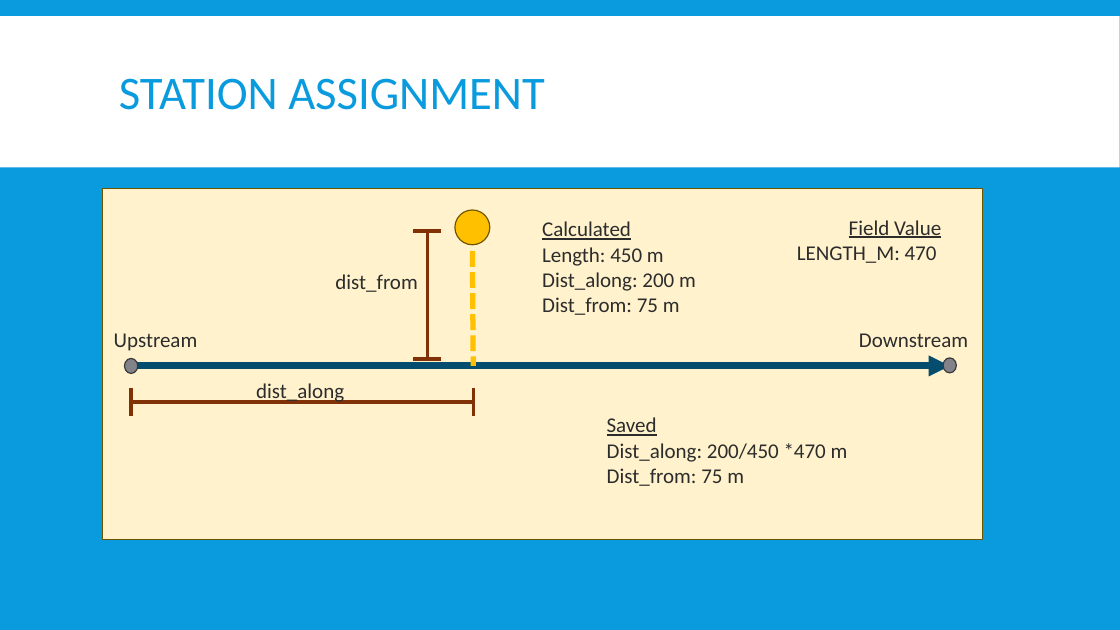
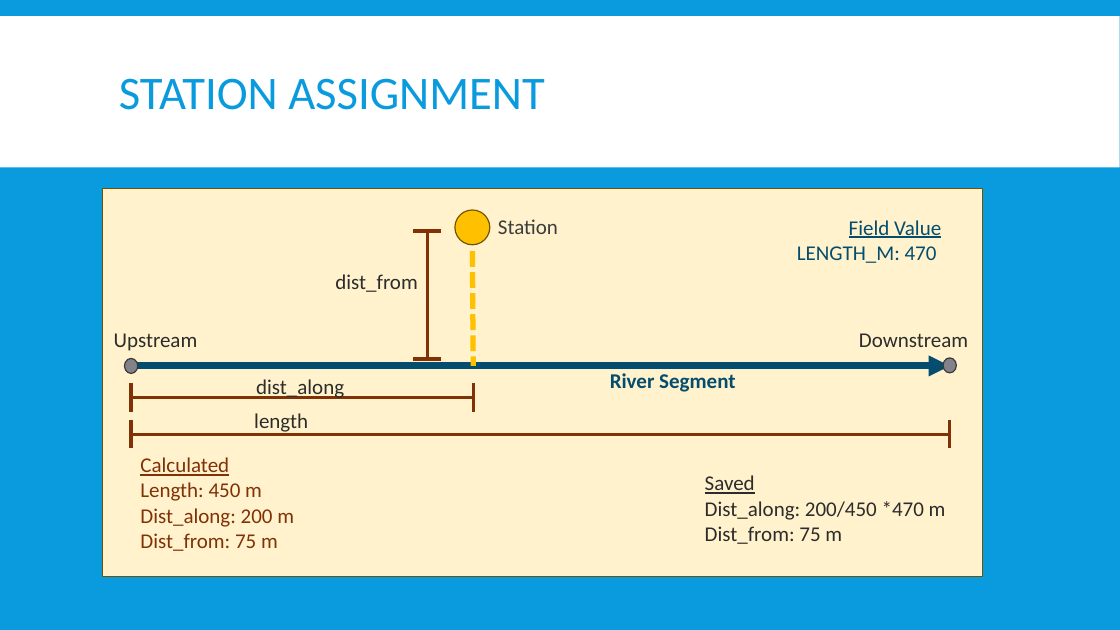
Before and after one commit to twilight-goose/Mapping-Stations, a slide deck: slide 4 of mapping-stations.pptx. Drawn at 1120x630 pixels with LibreOffice and Linux fonts; fonts in the diff are those of the drawing. Boxes give left, top, right and bottom in pixels: in the first picture for what was removed or moved away, otherwise in the second. Text is boxed around its words. In the diff, an @@ line names an element or a change of style, - is before the commit and + after.

```diff
--- a/mapping-stations.pptx
+++ b/mapping-stations.pptx
@@ rectangle: place and size @@
-rectangle at [103, 188, 983, 539]
+rectangle at [103, 188, 983, 576]
@@ text added at [498, 219, 558, 234], 18 pt, text #3C3C3C @@
+Station
@@ text "Field Value" at [797, 220, 941, 263]: text colour #2C2C2C to #044D6E @@
@@ 3 lines, 1 text: place and size @@
-3 lines, 1 text at [131, 383, 474, 416]
+3 lines, 1 text at [131, 379, 474, 412]
@@ text added at [610, 373, 735, 392], 18 pt, text #044D6E, bold @@
+River Segment
@@ text added at [254, 413, 308, 435], 18 pt, text #2C2C2C @@
+length
@@ line added from (131, 434) to (949, 434), #803106 3 pt @@
@@ line added from (131, 420) to (131, 449), #803106 3 pt @@
@@ text "Calculated": place and size @@
-text "Calculated" at [542, 221, 696, 315]
+text "Calculated" at [140, 457, 294, 551]
@@ text "Calculated" at [140, 457, 294, 551]: text colour #2C2C2C to #803106 @@
@@ line added from (950, 420) to (950, 449), #803106 3 pt @@
@@ text "Saved": place and size @@
-text "Saved" at [607, 417, 848, 486]
+text "Saved" at [705, 475, 946, 544]
```
Also in this commit, not shown: 6 other slides changed, 2 slides added.
